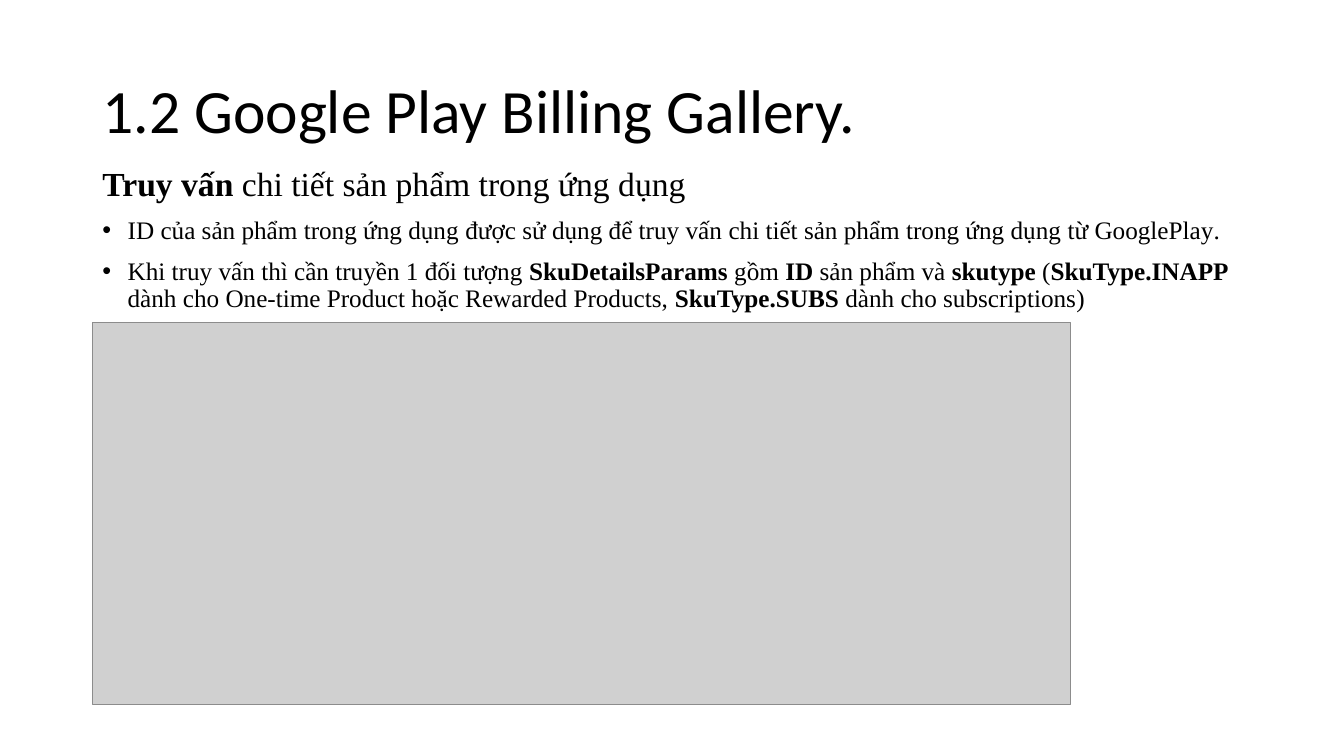
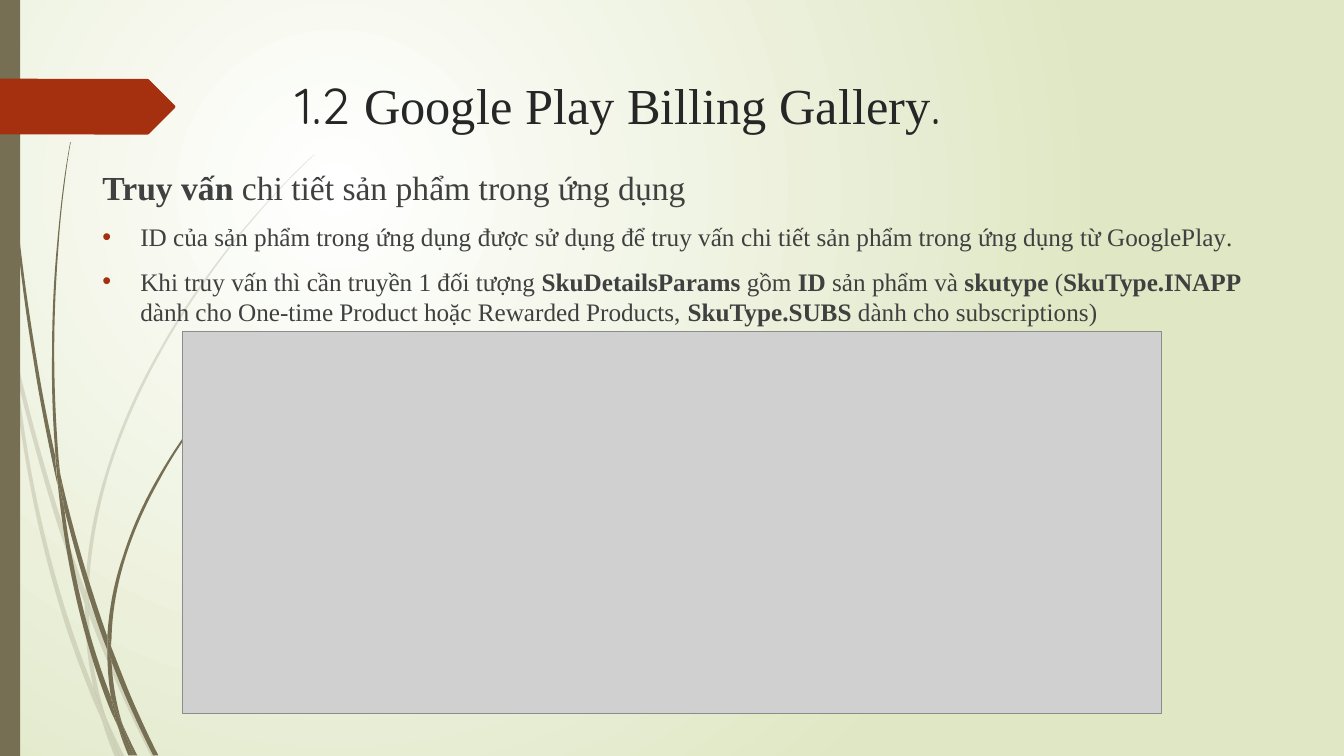
Before and after one commit to trieuduy27051999/Google-play-infor-, a slide deck: slide 7 of 3 muc dau GooglePlay.pptx. Drawn at 1344x756 pixels with LibreOffice and Linux fonts; fonts in the diff are those of the drawing; grey boxes stand for pictures. Boxes give left, top, right and bottom in pixels: in the first picture for what was removed or moved away, otherwise in the second. Text is boxed around its words. In the diff, an @@ line names an element or a change of style, - is before the commit and + after.

Commit message:
Sua font 3 muc dau Google Play

```diff
--- a/3 muc dau GooglePlay.pptx
+++ b/3 muc dau GooglePlay.pptx
@@ background #FFFFFF to gradient #FFFFFF to #DFE8C4 @@
@@ rectangle added at [0, 0, 20, 756], fill #766F54 @@
@@ freeform shape added at [0, 79, 175, 134], fill #A53010 @@
@@ title "1.2 Google Play Billing Gallery.": place and size @@
-title "1.2 Google Play Billing Gallery." at [102, 90, 855, 144]
+title "1.2 Google Play Billing Gallery." at [296, 88, 941, 134]
@@ title "1.2 Google Play Billing Gallery." at [296, 88, 941, 134]: size 44 to 36 pt, text colour #000000 to #262626; font Calibri to Quicksand in "1.2 Gallery."; font Calibri to Times New Roman in "Google Play Billing Gallery."; line spacing 0.9 to 1; vertical alignment middle to top @@
@@ text "Truy vấn chi tiết sản ..." at [102, 175, 1241, 327]: text colour #000000 to #404040; line spacing 0.9 to 1; indent changed @@
@@ picture: place and size @@
-picture at [93, 323, 1072, 705]
+picture at [182, 332, 1162, 714]
@@ group added at [0, 154, 315, 756]: 10 freeform shapes @@
@@ group added at [3, 0, 262, 756]: 12 freeform shapes @@
```
Also in this commit, not shown: 79 other slides changed.
